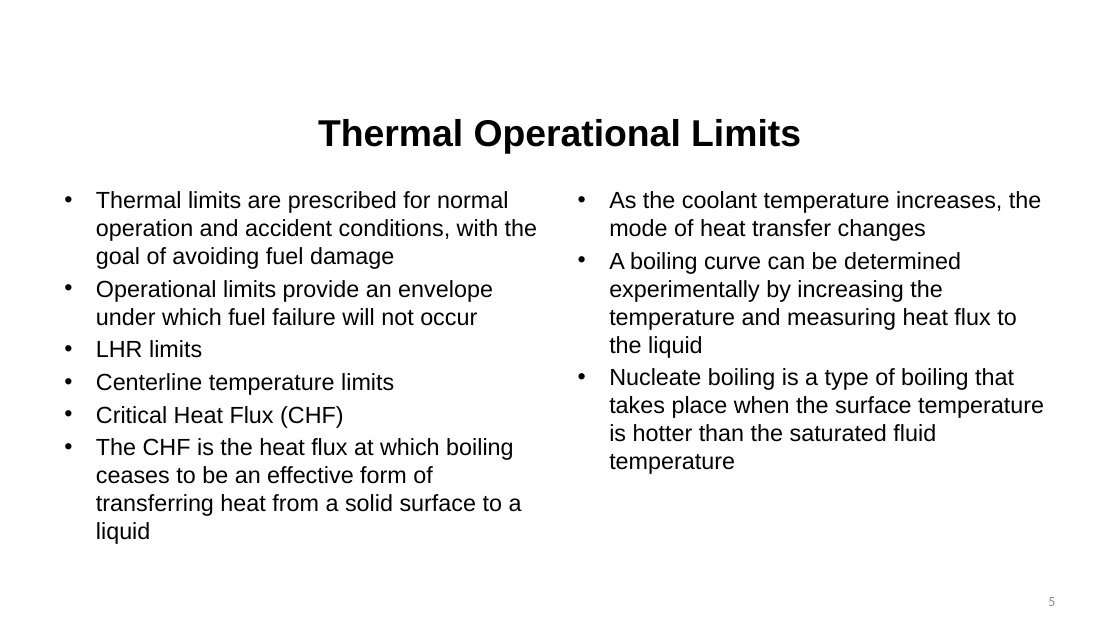
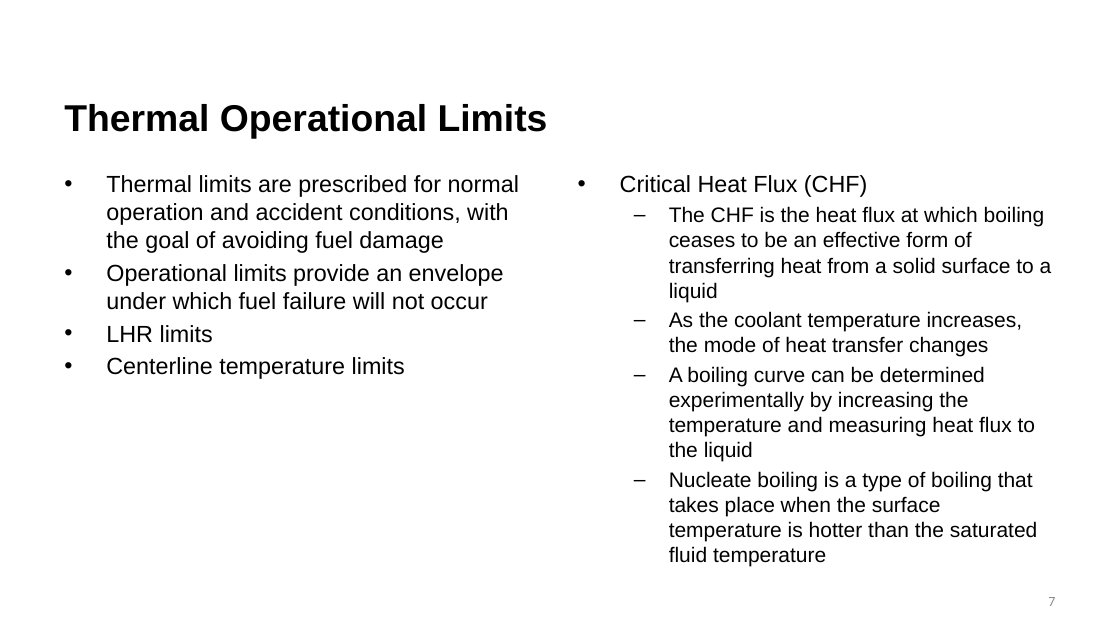
Before and after one commit to benbeeler/TEACHING, a slide deck: slide 7 of Nuclear_Fuel_Performance/NE533_Spring2026/Module1/Lec4_thermal_limits_kth_numerics.pptx (slide 5 before the commit). Drawn at 1120x630 pixels with LibreOffice and Linux fonts; fonts in the diff are those of the drawing; background and template pictures are left out. Boxes give left, top, right and bottom in pixels: in the first picture for what was removed or moved away, otherwise in the second. Text is boxed around its words. In the diff, an @@ line names an element or a change of style, - is before the commit and + after.

```diff
--- a/Nuclear_Fuel_Performance/NE533_Spring2026/Module1/Lec4_thermal_limits_kth_numerics.pptx
+++ b/Nuclear_Fuel_Performance/NE533_Spring2026/Module1/Lec4_thermal_limits_kth_numerics.pptx
@@ title "Thermal Operational Limits": place and size @@
-title "Thermal Operational Limits" at (318, 119, 801, 154)
+title "Thermal Operational Limits" at (64, 104, 548, 138)
@@ title "Thermal Operational Limits" at (64, 104, 548, 138): alignment centre to left @@
@@ text "Thermal limits are prescribed for ...": place and size @@
-text "Thermal limits are prescribed for ..." at (96, 191, 537, 544)
+text "Thermal limits are prescribed for ..." at (106, 175, 519, 379)
@@ text "Thermal limits are prescribed for ..." at (106, 175, 519, 379): indent changed @@
@@ text "Critical Heat Flux (CHF)": place and size @@
-text "Critical Heat Flux (CHF)" at (609, 191, 1044, 474)
+text "Critical Heat Flux (CHF)" at (620, 175, 1052, 567)
@@ text at (620, 175, 1052, 302): paragraphs added @@
+• Critical Heat Flux (CHF)
+  – The CHF is the heat flux at which boiling ceases to be an effective form of transferring heat from a solid surface to a liquid
@@ text at (669, 311, 1038, 567): size 20 to 18 pt in "As the coolant temperature increases, the mode ...", "A boiling curve can be determined experimentally ...", "Nucleate boiling is a type of boiling ..."; bullet • to –; list level 1 to 2 in "As the coolant temperature increases, ..."; list level 1 to 2 in "A boiling curve can be ..."; list level 1 to 2 in "Nucleate boiling is a type ..." @@
@@ text at (96, 406, 522, 544): paragraphs removed @@
-• Critical Heat Flux (CHF)
-• The CHF is the heat flux at which boiling ceases to be an effective form of transferring heat from a solid surface to a liquid
@@ page number at (1048, 597, 1055, 606): text changed @@
-5
+7
```
Also in this commit, not shown: 23 other slides changed, 4 slides added, 13 slides removed, 4 other files.
